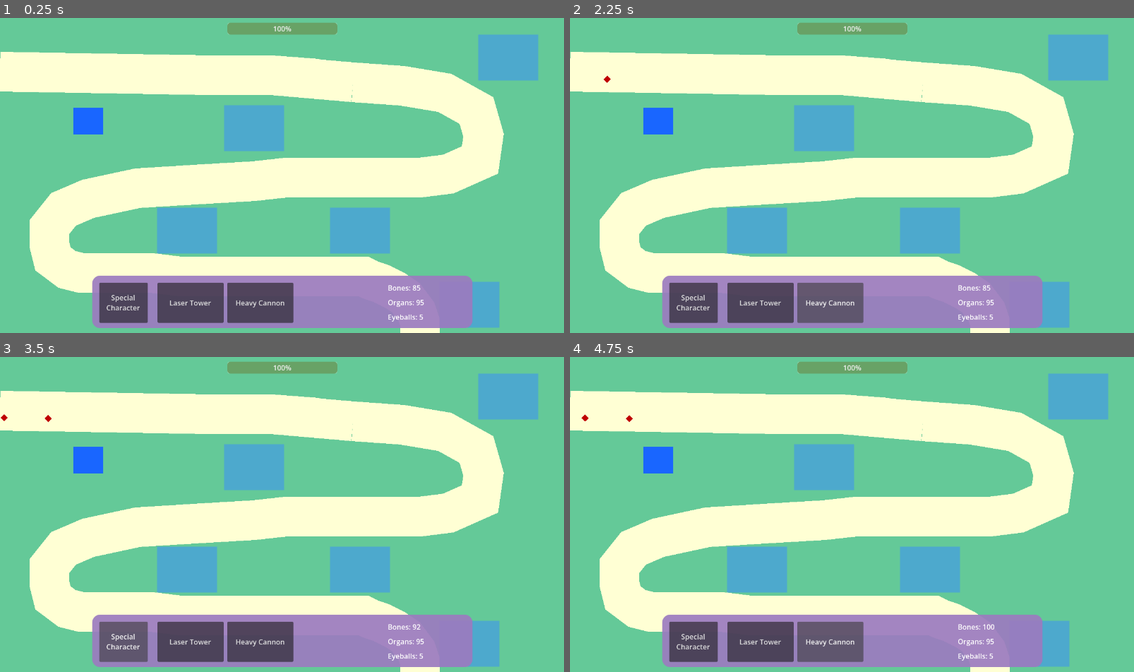
Above: before the commit, frames 1-4 (two rows, left to right).
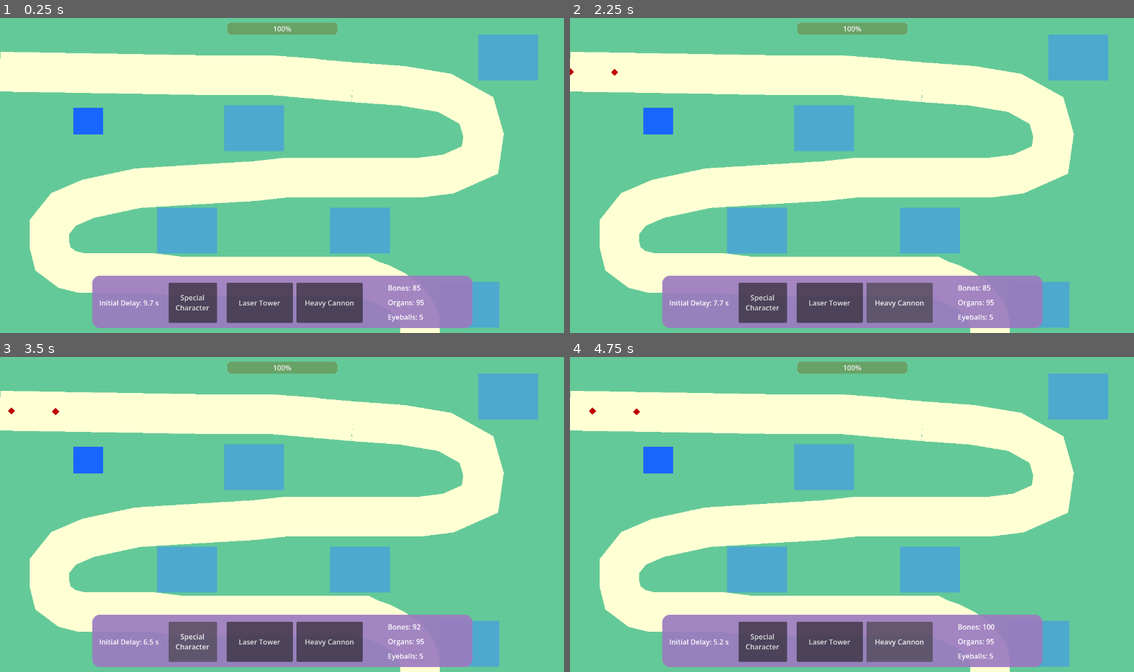
Above: after the commit, the same moments.

Repository: onion-40/candy-carnage
Game: Godot game, scene res://Scenes/main.tscn
The game is run twice, just before and just after one commit, with the same random seed, the same clock (stepped at 60 frames per second) and the same inputs.
Inputs:
- Up to frame 1 (0.25 s): no input
- Up to frame 2 (2.25 s): click "Special Character" at 0.5 s; click "Laser Tower" at 1.25 s; click "Heavy Cannon" at 2 s
- Up to frame 3 (3.5 s): click "Special Character" at 2.75 s
- Up to frame 4 (4.75 s): click "Laser Tower" at 3.5 s; click "Heavy Cannon" at 4.25 s

The runs differ from the first frame. In frame 1, 3.3% of the frame differs, in the area x 17-65%, y 84-97%; in frame 2, 3.4%; in frame 3, 3.4%; in frame 4, 3.4%, in the area x 2-65%, y 15-97%.

Commit message:
Can deploy cannon tower type, adjusted specialchar position, and added timer for special char

Diff:
--- a/Scenes/Enemies.tscn
+++ b/Scenes/Enemies.tscn
@@ -6,7 +6,6 @@
 script = ExtResource("1_77025")
 
 [node name="Body" type="Polygon2D" parent="." unique_id=1725503669]
-position = Vector2(72, 96)
 color = Color(0.75, 0, 0, 1)
-polygon = PackedVector2Array(-120.14489, -16, -112, -24.14489, -103.85511, -16, -112, -7.85511)
+polygon = PackedVector2Array(-8.14492, 0, -3.0517578e-05, -8.14489, 8.144859, 0, -3.0517578e-05, 8.14489)
 uv = PackedVector2Array(-152, -16, -112, -56, -72, -16, -112, 24)
--- a/Scenes/Map.tscn
+++ b/Scenes/Map.tscn
@@ -18,11 +18,11 @@
 uv = PackedVector2Array(-192, -8, -336, 16, -200, 72, -80, 40)
 
 [node name="EnemyPath" type="Path2D" parent="." unique_id=1743500542]
-position = Vector2(16, -40)
+position = Vector2(-8, 24)
 curve = SubResource("Curve2D_7u77a")
 
 [node name="RoadVisual" type="Line2D" parent="EnemyPath" unique_id=225370499]
-position = Vector2(-16, 40)
+position = Vector2(8, -24)
 points = PackedVector2Array(0, 128, 472, 136, 616, 136, 720, 144, 616, 136, 800, 152, 800, 152, 912, 160, 1008, 176, 10 …(371 unchanged characters)…
 width = 90.0
 default_color = Color(0.9971667, 1, 0.83, 1)
@@ -45,7 +45,7 @@
 uv = PackedVector2Array(-128, -98, 8, -96, 8.0000305, 8.000008, -127.999985, 8.000008)
 
 [node name="CollisionPolygon2D" type="CollisionPolygon2D" parent="TowerSpots/Spot 1" unique_id=602957720]
-position = Vector2(10, 2)
+position = Vector2(48, 8)
 polygon = PackedVector2Array(-99, -53, 8, -49, 10, 26, -102, 29)
 
 [node name="Spot2" type="Area2D" parent="TowerSpots" unique_id=1621219341]
--- a/Scenes/SpecialCharacters.tscn
+++ b/Scenes/SpecialCharacters.tscn
@@ -6,15 +6,15 @@
 script = ExtResource("1_7jrx0")
 
 [node name="Body" type="Polygon2D" parent="." unique_id=413082617]
-position = Vector2(16, 176)
+position = Vector2(8, 0)
 color = Color(0.90433323, 0.18, 1, 1)
-polygon = PackedVector2Array(-215.26129, -49.68173, -192.73871, -49.68173, -186.30368, -33.594162, -192.73871, -20.72411, -215.26129, -20.72411, -221.69632, -33.594162)
-uv = PackedVector2Array(-248, -80, -160, -80, -136, -40, -176, 0, -232, 0, -256, -32)
+polygon = PackedVector2Array(-16, -24, 8, -24, 24, 0, 8, 24, -16, 24, -32, 0)
+uv = PackedVector2Array(-120, -56, -32, -56, -24, -16, -56, 8, -104, 8, -128, -16)
 
 [node name="AOEVisual" type="Polygon2D" parent="." unique_id=170024375]
-position = Vector2(-40, 160)
+position = Vector2(8, 0)
 color = Color(1, 0.29000002, 0.29000002, 0.39607844)
-polygon = PackedVector2Array(-168, -80, -120, -80, -88, -64, -72, -40, -72, -8, -80, 16, -96, 32, -120, 40, -168, 40, -192, 32, -208, 16, -216, -8, -216, -40, -200, -64)
-uv = PackedVector2Array(-168, -80, -120, -80, -88, -64, -72, -40, -72, -8, -80, 16, -96, 32, -120, 40, -168, 40, -200, 32, -216, 0, -216, -40, -200, -64, -184, -72)
+polygon = PackedVector2Array(-63.160294, -120.291435, 1.3612757e-05, -129.81934, 63.16036, -120.291435, 105.26723, -99.23799, 126.32066, -57.131107, 135.56079, 0.4962566, 126.32066, 48.1361, 105.26723, 90.24299, 63.16036, 111.296425, 1.3612757e-05, 121.565125, -63.160294, 111.296425, -105.2672, 90.24299, -126.32063, 48.1361, -135.56078, 0.4962566, -126.32063, -57.131107, -105.2672, -99.23799)
+uv = PackedVector2Array(-50.209972, -81.63251, 34.209995, -81.63251, 62.349983, -67.562515, 76.419975, -39.422527, 90.489975, 2.7874587, 76.419975, 30.927446, 62.349983, 59.06744, 34.209995, 73.137436, -50.209972, 73.137436, -78.34997, 59.06744, -92.41996, 30.927446, -106.489944, -3.2495606, -92.41996, -39.422527, -78.34997, -67.562515)
 
 [node name="DurationTimer" type="Timer" parent="." unique_id=1948639100]
--- a/Scenes/bottom_hud.gd
+++ b/Scenes/bottom_hud.gd
@@ -1,10 +1,14 @@
-
 extends PanelContainer
 
 @onready var bones_label: Label = $HBoxContainer/ResourceList/BonesLabel
 @onready var organs_label: Label = $HBoxContainer/ResourceList/OrgansLabel
 @onready var eyeballs_label: Label = $HBoxContainer/ResourceList/EyeballsLabel
 @onready var special_character_button: Button = $HBoxContainer/SpecialCharButton
+@onready var special_timer_label: Label = $HBoxContainer/SpecialTimerContainer/SpecialTimerLabel
+@onready var laser_button: Button = $HBoxContainer/TowerSelection/LaserButton
+@onready var cannon_button: Button = $HBoxContainer/TowerSelection/CannonButton
+
+var map: Node2D
 
 func _ready() -> void:
 	ResourceManager.inventory_changed.connect(update_resources)
@@ -14,7 +18,14 @@
 		ResourceManager.eyeballs
 	)
 
+	laser_button.pressed.connect(_on_laser_button_pressed)
+	cannon_button.pressed.connect(_on_cannon_button_pressed)
+
 	special_character_button.pressed.connect(_on_special_character_button_pressed)
+	map = get_tree().current_scene.get_node("Map")
+
+func _process(_delta: float) -> void:
+	_update_special_timer_display()
 
 func update_resources(
 	bone_amount: int,
@@ -26,5 +37,35 @@
 	eyeballs_label.text = "Eyeballs: %d" % eyeball_amount
 
 func _on_special_character_button_pressed() -> void:
-	var map = get_tree().current_scene.get_node("Map")
 	map.begin_special_placement()
+
+func _update_special_timer_display() -> void:
+	if not is_instance_valid(map):
+		return
+
+	if map.choosing_deployment_location:
+		special_timer_label.text = "Choose Deployment Location"
+
+	elif map.can_deploy_special:
+		special_timer_label.text = "Special Character: READY!"
+
+	elif map.deployment_start_timer.time_left > 0:
+		var remaining = map.deployment_start_timer.time_left
+		special_timer_label.text = "Initial Delay: %.1f s" % remaining
+
+	elif map.special_cooldown_timer.time_left > 0:
+		var remaining = map.special_cooldown_timer.time_left
+		special_timer_label.text = "Cooldown: %.1f s" % remaining
+
+	else:
+		special_timer_label.text = "Special Character: NOT READY"
+
+
+func _on_laser_button_pressed() -> void:
+	if is_instance_valid(map):
+		map.build_laser_on_selected_spot()
+
+
+func _on_cannon_button_pressed() -> void:
+	if is_instance_valid(map):
+		map.build_cannon_on_selected_spot()
--- a/Scenes/main.tscn
+++ b/Scenes/main.tscn
@@ -48,7 +48,7 @@
 position = Vector2(-16, -48)
 
 [node name="SpecialCharacters" parent="." unique_id=932325363 instance=ExtResource("4_21xkr")]
-position = Vector2(96, -96)
+position = Vector2(-232, 16)
 
 [node name="UI" type="CanvasLayer" parent="." unique_id=594782264]
 
@@ -132,6 +132,12 @@
 layout_mode = 2
 theme_override_constants/separation = 22
 
+[node name="SpecialTimerContainer" type="HBoxContainer" parent="UI/BottomHUD/HBoxContainer" unique_id=1624181972]
+layout_mode = 2
+
+[node name="SpecialTimerLabel" type="Label" parent="UI/BottomHUD/HBoxContainer/SpecialTimerContainer" unique_id=1903001743]
+layout_mode = 2
+
 [node name="SpecialCharButton" type="Button" parent="UI/BottomHUD/HBoxContainer" unique_id=1319516445]
 custom_minimum_size = Vector2(110, 90)
 layout_mode = 2
--- a/Scripts/Scenes/Map.gd
+++ b/Scripts/Scenes/Map.gd
@@ -151,22 +151,24 @@
 				spot.set_meta("occupied", true)
 				success = true
 
-				# Hide visual spot indicator when occupied
-				if spot.has_node("SpotVisual"):
-					spot.get_node("SpotVisual").visible = false
-			else:
-				tower.queue_free()
+				# Hide the entire tower spot after building
+				spot.visible = false
+				spot.input_pickable = false
 
 	return success
 
 # Handles click detection directly from the Area2D spots
-func _on_spot_input_event(_viewport: Node, event: InputEvent, _shape_idx: int, spot: Area2D) -> void:
+func _on_spot_input_event(
+	_viewport: Node,
+	event: InputEvent,
+	_shape_idx: int,
+	spot: Area2D
+) -> void:
 	if spot.get_meta("occupied", false):
 		return
 
 	if event is InputEventMouseButton and event.pressed and event.button_index == MOUSE_BUTTON_LEFT:
 		select_spot(spot)
-		build_laser_on_selected_spot()
 
 func build_laser_at(spot: Area2D) -> bool:
 	return build_tower_at(spot, 0)
@@ -228,9 +230,13 @@
 		if tower.has_method("sell"):
 			tower.sell()
 
+		if is_instance_valid(spot):
+			spot.set_meta("occupied", false)
+			spot.visible = true
+			spot.input_pickable = true
+
 		if selected_spot == spot:
 			selected_spot = null
-
 
 # =====================================
 # SPECIAL CHARACTER DEPLOYMENT
--- a/Scripts/Scenes/Towers.gd
+++ b/Scripts/Scenes/Towers.gd
@@ -136,11 +136,13 @@
 		attack_interval = 0.6
 		body.color = Color(0.1, 0.4, 1.0)
 
-	else:
+	elif tower_type == TowerType.HEAVY_CANNON:
 		attack_range = 150.0 + (level - 1) * 10.0
 		damage = 25 + (level - 1) * 15
 		attack_interval = 1.5
 		body.color = Color(1.0, 0.2, 0.1)
+	else:
+		return
 
 	attack_timer.wait_time = attack_interval
 
